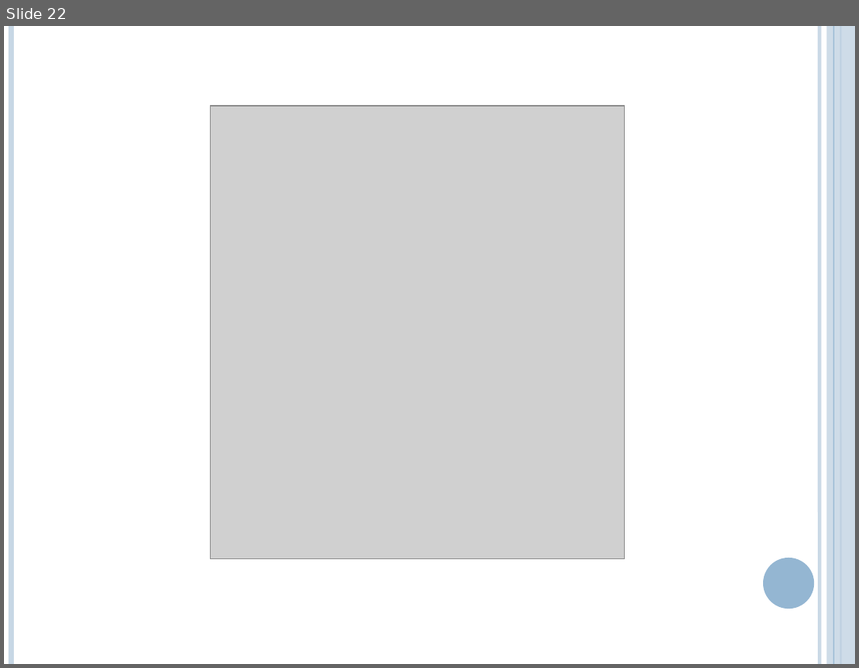
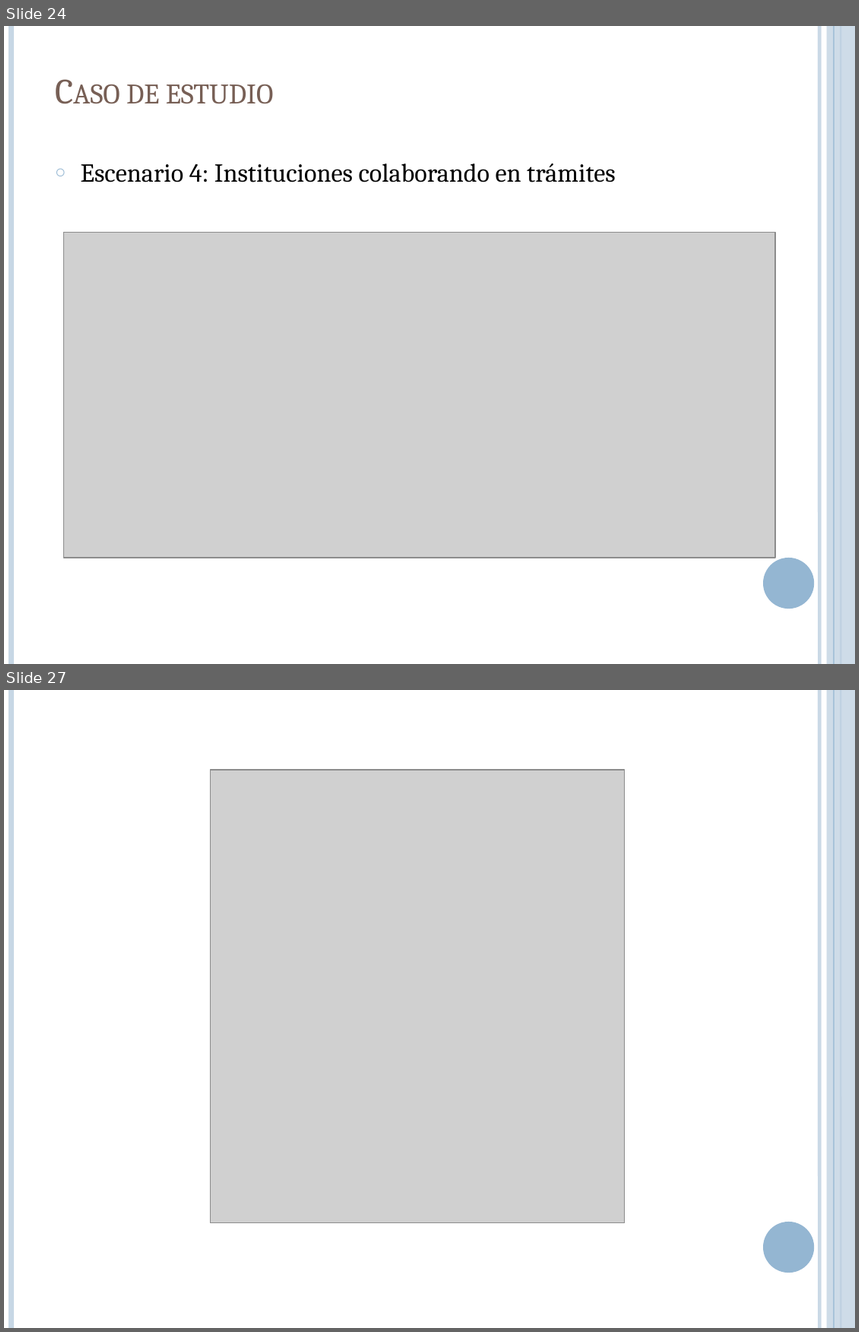
Before and after one commit to lcpaso1/integracion-gis-pge, a slide deck: Presentacion.pptx. Shown one above the other, each under a label of ours: slide 22 before the commit, slides 24 and 27 after it; the slides between them are not shown. The pictures are 859x668 and 859x1332 pixels, drawn with LibreOffice and Linux fonts; fonts in the diff are those of the drawing; grey boxes stand for pictures. Boxes give left, top, right and bottom in pixels: in the first picture for what was removed or moved away, otherwise in the second. Text is boxed around its words. In the diff, an @@ line names an element or a change of style, - is before the commit and + after.

```diff
--- a/Presentacion.pptx
+++ b/Presentacion.pptx
@@ slide 24 added at (x1=4, y1=26, x2=855, y2=664), background #FFFFFF; not listed: 6 template elements that a slide beside it also shows @@
@@ title added at (x1=126, y1=85, x2=274, y2=104), 30 pt, text #775F55, small capitals @@
+Caso de estudio
@@ text added at (x1=81, y1=164, x2=616, y2=183), 22 pt, text #000000 @@
+○ Escenario 4: Instituciones colaborando en trámites
@@ picture added at (x1=63, y1=232, x2=775, y2=558) @@
@@ what was slide 22 is now slide 27 @@
```
Also in this commit, not shown: 6 slides changed, 6 other slides added, 2 slides removed.
